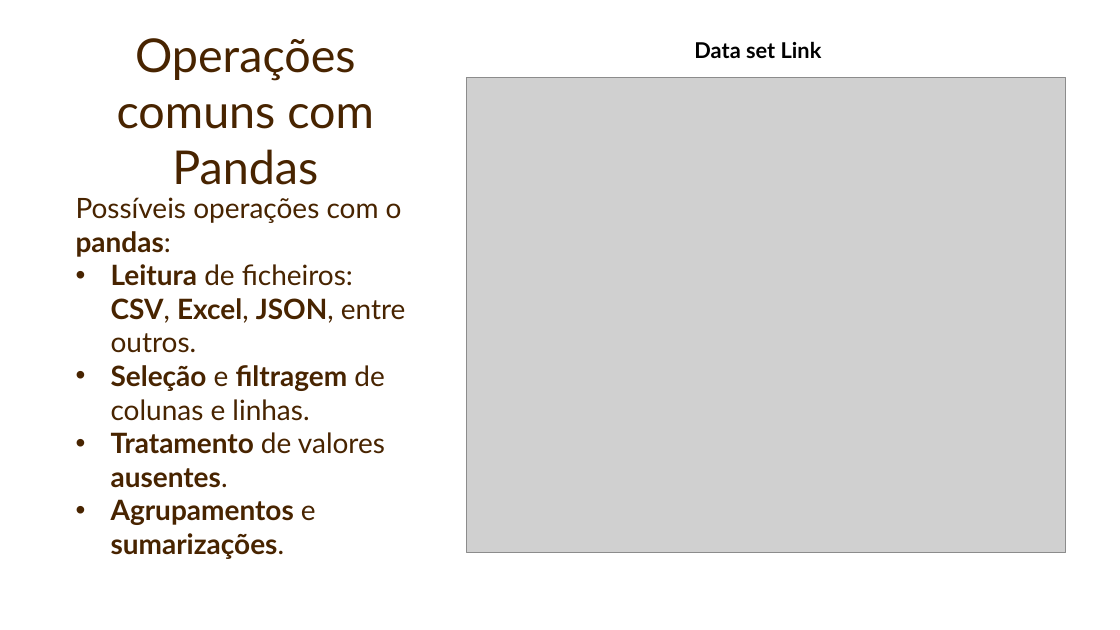
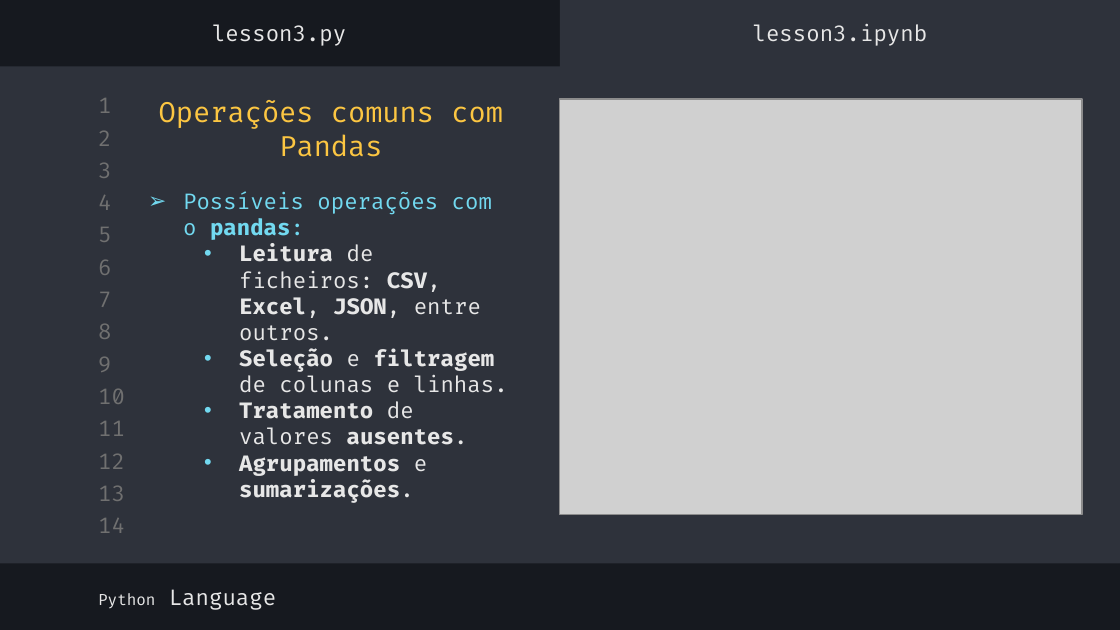
Before and after one commit to Vullkano/python-for-tech-leaders, a slide deck: slide 6 of 4. Pandas/Pandas.pptx (slide 5 before the commit). Drawn at 1120x630 pixels with LibreOffice and Linux fonts; fonts in the diff are those of the drawing; grey boxes stand for pictures; background and template pictures are left out. Boxes give left, top, right and bottom in pixels: in the first picture for what was removed or moved away, otherwise in the second. Text is boxed around its words. In the diff, an @@ line names an element or a change of style, - is before the commit and + after.

Commit message:
Exercicio do Pandas Atualizado

```diff
--- a/4. Pandas/Pandas.pptx
+++ b/4. Pandas/Pandas.pptx
@@ background picture (left out) to #16191F @@
@@ subtitle added at [212,24,346,46], 14 pt, text #E7E7E7 @@
+lesson3.py
@@ rectangle added at [560,0,1120,73], fill #2E323B @@
@@ subtitle added at [753,24,928,46], 14 pt, text #E7E7E7 @@
+lesson3.ipynb
@@ title removed at [117,38,374,185] @@
-Operações comuns com Pandas
@@ text removed at [694,41,822,58] @@
-Data set Link
@@ rectangle added at [0,66,1120,563], fill #2E323B @@
@@ text "Operações comuns com Pandas": place and size @@
-text "Operações comuns com Pandas" at [76,197,406,559]
+text "Operações comuns com Pandas" at [159,100,508,503]
@@ text added at [98,98,111,113], 14 pt, text #707070 @@
+1
@@ text at [159,100,503,157]: paragraph added @@
+Operações comuns com Pandas
@@ picture: place and size @@
-picture at [467,77,1066,553]
+picture at [559,99,1082,514]
@@ text added at [98,131,111,146], 14 pt, text #707070 @@
+2
@@ text added at [98,163,111,178], 14 pt, text #707070 @@
+3
@@ text added at [98,195,111,210], 14 pt, text #707070 @@
+4
@@ text at [183,191,508,503]: size 18 to 14 pt, font Lato to Fira Code in "Possíveis operações com o pandas:", "Leitura de ficheiros: CSV, Excel, JSON, entre ...", "Seleção e filtragem de colunas e linhas.", "Tratamento de valores ausentes." and 1 more places; text colour #482400 to #72D9F0 in "Possíveis operações com o pandas:"; text colour #482400 to #E7E7E7 in "Leitura de ficheiros: CSV, Excel, JSON, entre ...", "Seleção e filtragem de colunas e linhas.", "Tratamento de valores ausentes.", "Agrupamentos e sumarizações."; bullet none to ➢; list level 1 to 2 in "Leitura de ficheiros: CSV, Excel, ..."; bullet colour #482400 to #72D9F0; list level 1 to 2 in "Seleção e filtragem de colunas ..."; list level 1 to 2 in "Tratamento de valores ausentes."; list level 1 to 2 in "Agrupamentos e sumarizações." @@
@@ text added at [98,227,111,242], 14 pt, text #707070 @@
+5
@@ text added at [98,260,111,275], 14 pt, text #707070 @@
+6
@@ text added at [98,292,111,307], 14 pt, text #707070 @@
+7
@@ text added at [98,324,111,339], 14 pt, text #707070 @@
+8
@@ text added at [98,357,111,372], 14 pt, text #707070 @@
+9
@@ text added at [98,389,125,404], 14 pt, text #707070 @@
+10
@@ text added at [98,421,125,436], 14 pt, text #707070 @@
+11
@@ text added at [98,454,125,469], 14 pt, text #707070 @@
+12
@@ text added at [98,486,125,501], 14 pt, text #707070 @@
+13
@@ text added at [98,518,125,533], 14 pt, text #707070 @@
+14
@@ subtitle added at [98,589,276,610], 14 pt, text #E7E7E7 @@
+Python Language
```
Also in this commit, not shown: 2 other slides changed, 4 slides added, 2 slides removed, 3 other files.
